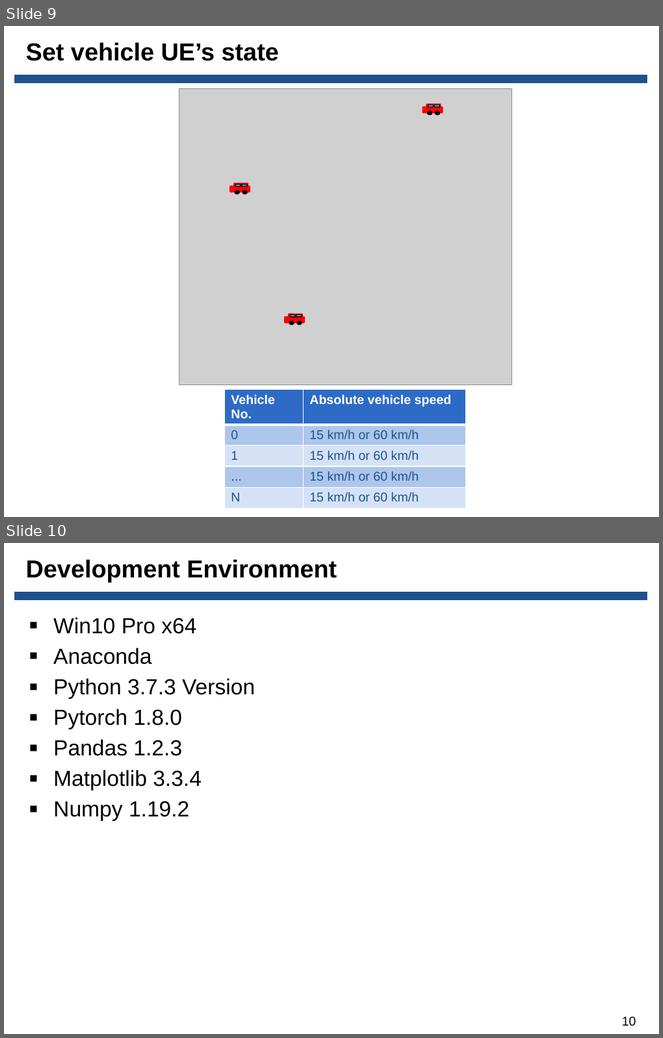
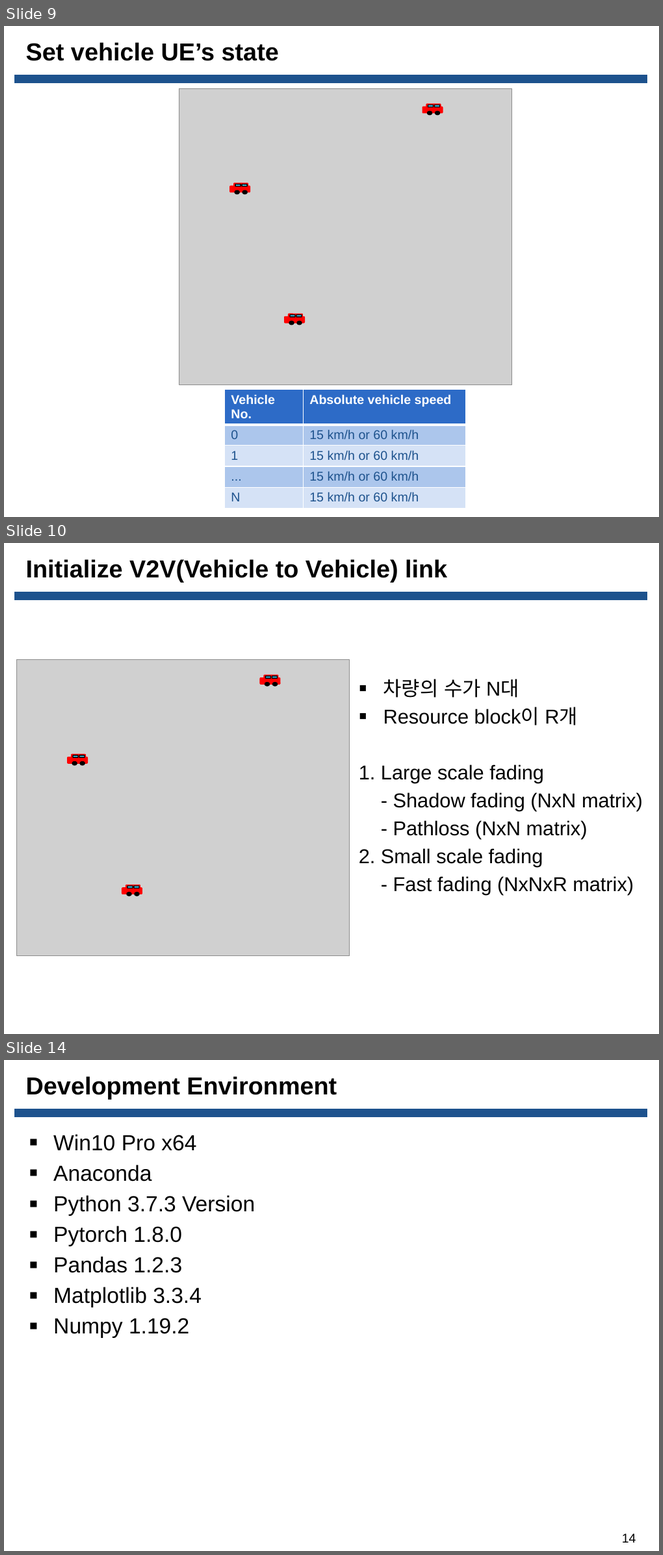
Before and after one commit to Donghee123/MS, a slide deck: V2V DQN Study/C-V2X 3GPP Release 14 채널 시뮬레이션 ppt/20210915_C-V2X 3GPP Release 14 채널 시뮬레이션_한동희_발표자료.pptx. Shown one above the other, each under a label of ours: slides 9 and 10 before the commit, slides 9, 10 and 14 after it; the slides between them are not shown. The pictures are 663x1038 and 663x1555 pixels, drawn with LibreOffice and Linux fonts; fonts in the diff are those of the drawing; grey boxes stand for pictures; background and template pictures are left out. Boxes give left, top, right and bottom in pixels: in the first picture for what was removed or moved away, otherwise in the second. Text is boxed around its words. In the diff, an @@ line names an element or a change of style, - is before the commit and + after.

```diff
--- a/V2V DQN Study/C-V2X 3GPP Release 14 채널 시뮬레이션 ppt/20210915_C-V2X 3GPP Release 14 채널 시뮬레이션_한동희_발표자료.pptx
+++ b/V2V DQN Study/C-V2X 3GPP Release 14 채널 시뮬레이션 ppt/20210915_C-V2X 3GPP Release 14 채널 시뮬레이션_한동희_발표자료.pptx
@@ slide 10 added at [4,543,659,1034], background picture (left out); not listed: 1 template element that a slide beside it also shows @@
@@ title added at [26,559,447,583], 27 pt, text #000000, bold @@
+Initialize V2V(Vehicle to Vehicle) link
@@ text added at [359,679,643,895], 22 pt, text #000000 @@
+▪ 차량의 수가 N대
+▪ Resource block이 R개
+1. Large scale fading
+- Shadow fading (NxN matrix)
+- Pathloss (NxN matrix)
+2. Small scale fading
+- Fast fading (NxNxR matrix)
@@ group added at [17,659,350,956]: 12 rounded rectangles, 6 ellipses, 1 picture @@
@@ what was slide 10 is now slide 14 @@
@@ page number at [622,1534,636,1543]: text changed @@
-10
+14
```
Also in this commit, not shown: 2 slides changed, 3 other slides added, 1 other file.
